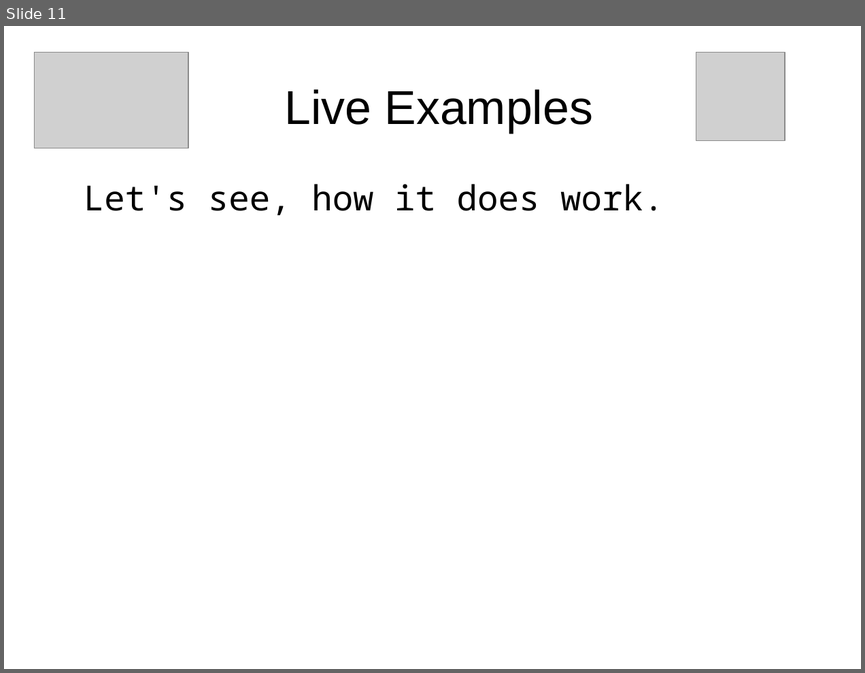
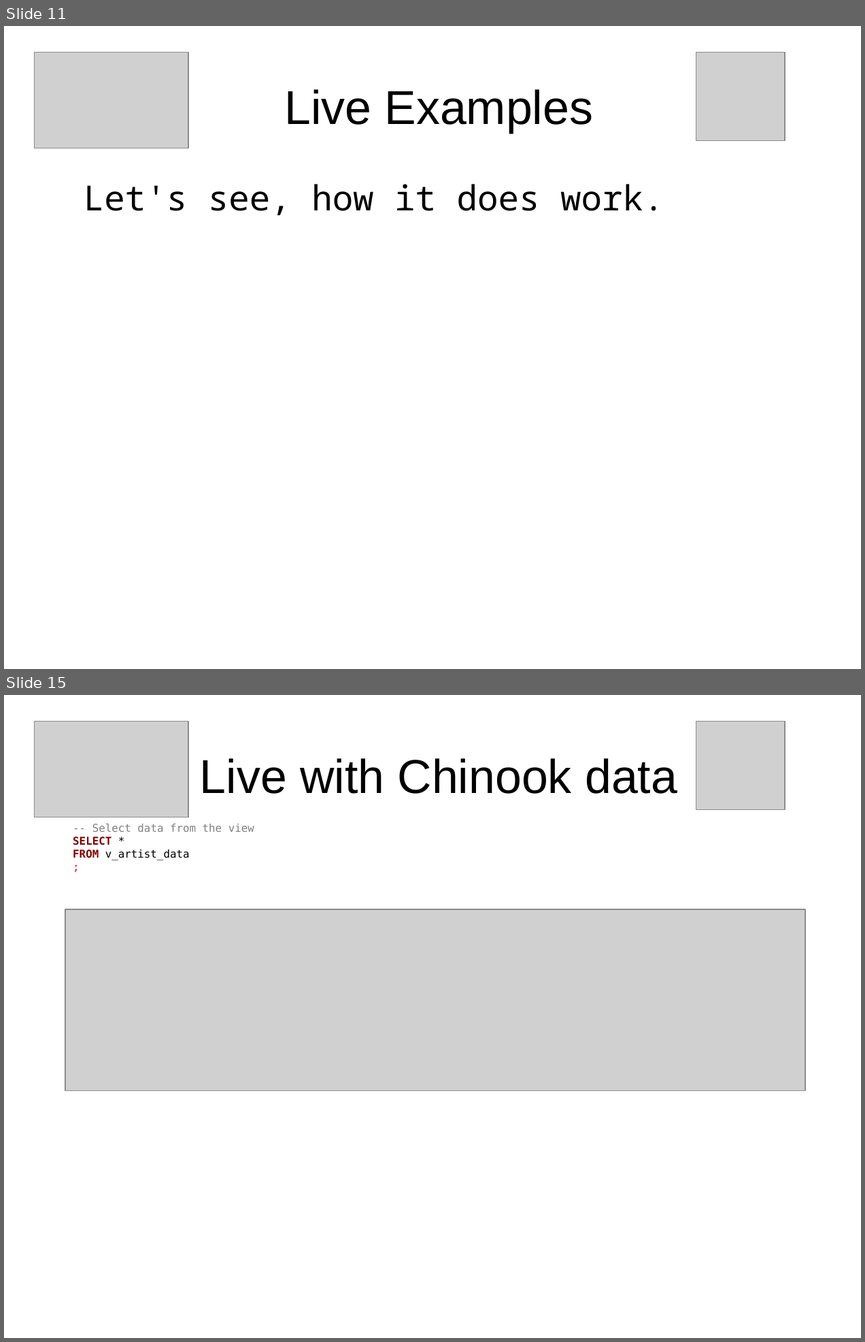
Before and after one commit to sjstoelting/talks, a slide deck: no-sql-as-not-only-sql/NoSQL-as-Not-Only-SQL.odp. Shown one above the other, each under a label of ours: slide 11 before the commit, slides 11 and 15 after it; the slides between them are not shown. The pictures are 865x673 and 865x1342 pixels, drawn with LibreOffice and Linux fonts; fonts in the diff are those of the drawing; grey boxes stand for pictures. Boxes give left, top, right and bottom in pixels: in the first picture for what was removed or moved away, otherwise in the second. Text is boxed around its words. In the diff, an @@ line names an element or a change of style, - is before the commit and + after.

```diff
--- a/no-sql-as-not-only-sql/NoSQL-as-Not-Only-SQL.odp
+++ b/no-sql-as-not-only-sql/NoSQL-as-Not-Only-SQL.odp
@@ slide 15 added at (x1=4, y1=695, x2=861, y2=1338), background #FFFFFF @@
@@ picture added at (x1=35, y1=721, x2=188, y2=817) @@
@@ picture added at (x1=696, y1=721, x2=785, y2=809) @@
@@ title added at (x1=200, y1=758, x2=677, y2=794), 44 pt, text #000000 @@
+Live with Chinook data
@@ text added at (x1=73, y1=824, x2=254, y2=860), 10 pt, text #808080 @@
+-- Select data from the view
+SELECT *
+FROM v_artist_data
+;
@@ picture added at (x1=65, y1=910, x2=806, y2=1091) @@
```
Also in this commit, not shown: 17 other slides added, 1 other file.
